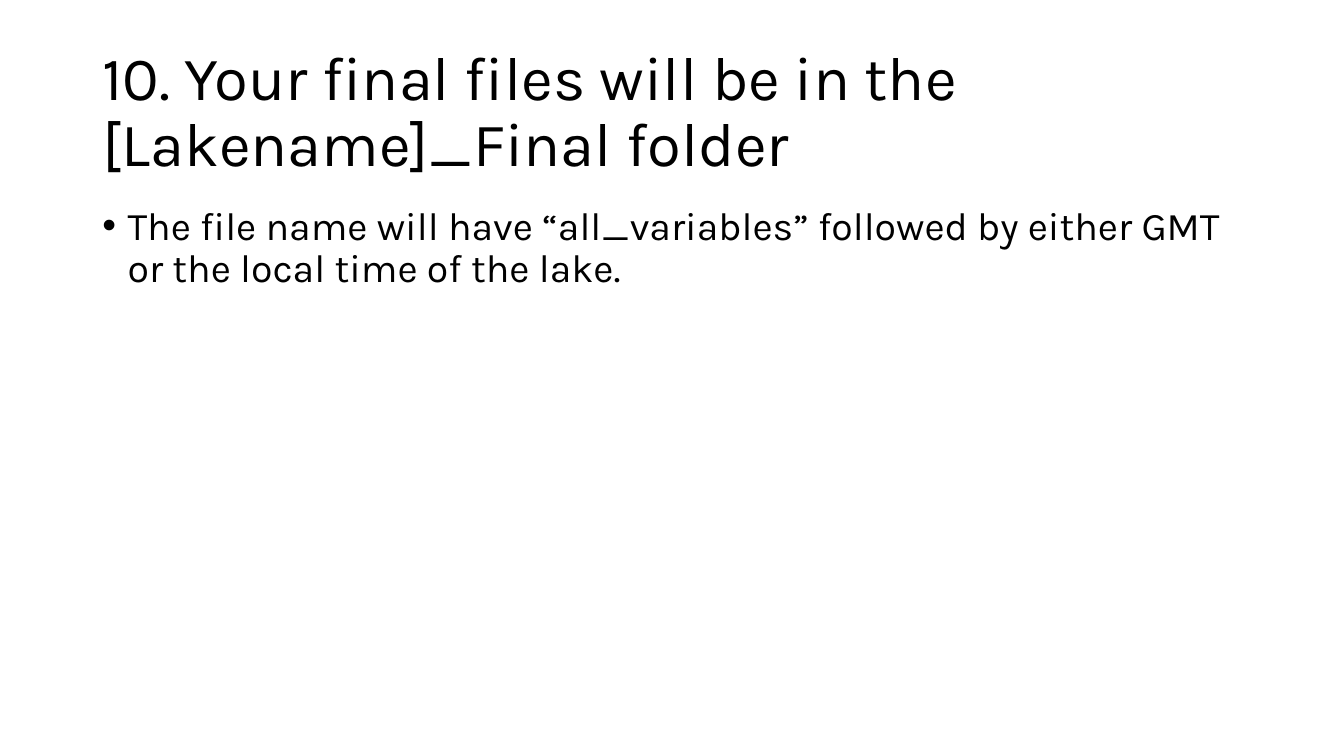
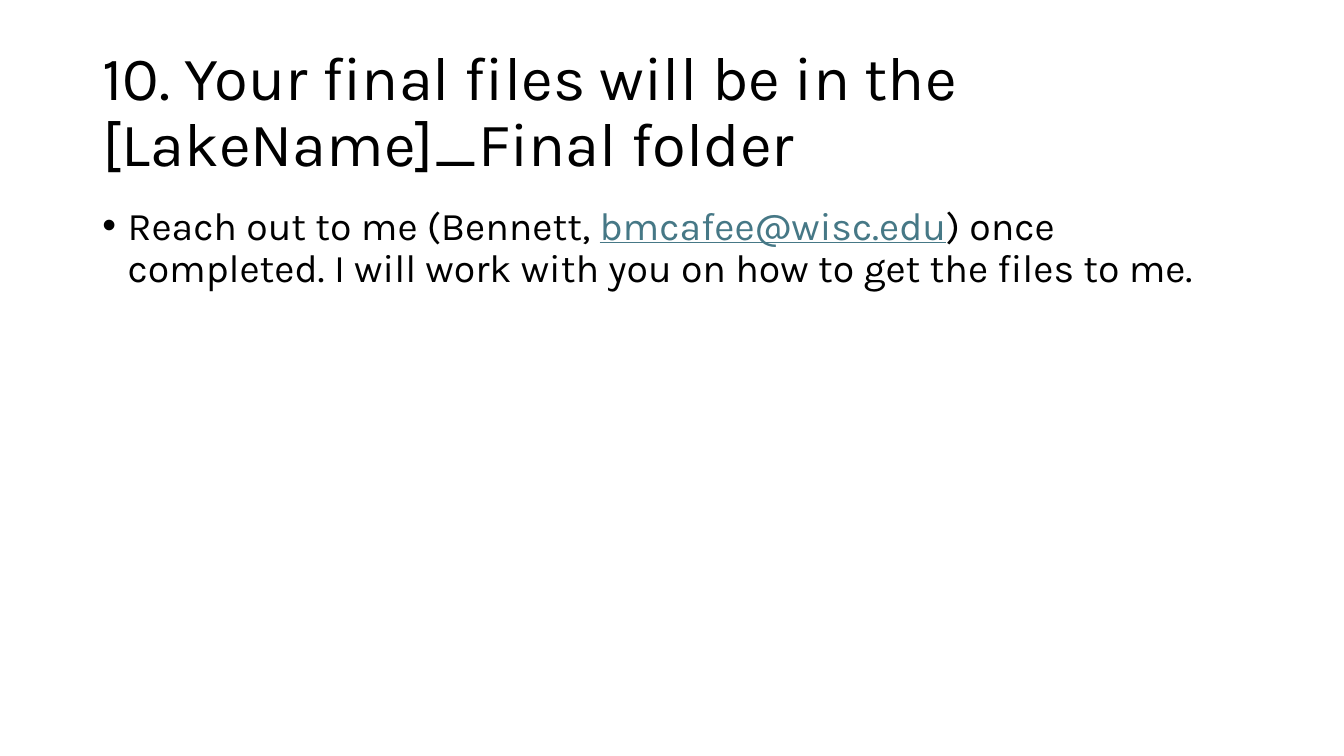
Before and after one commit to eco-kgml/NLDAS2_for_LakeGPT, a slide deck: slide 15 of How_to_NLDAS2 data.pptx (slide 14 before the commit). Drawn at 1344x756 pixels with LibreOffice and Linux fonts; fonts in the diff are those of the drawing. Boxes give left, top, right and bottom in pixels: in the first picture for what was removed or moved away, otherwise in the second. Text is boxed around its words. In the diff, an @@ line names an element or a change of style, - is before the commit and + after.

```diff
--- a/How_to_NLDAS2 data.pptx
+++ b/How_to_NLDAS2 data.pptx
@@ title at [102, 57, 957, 173]: text changed @@
-10. Your final files will be in the [Lakename]_Final folder
+10. Your final files will be in the [LakeName]_Final folder
@@ text at [128, 211, 1193, 292]: text changed @@
-• The file name will have “all_variables” followed by either GMT or the local time of the lake.
+• Reach out to me (Bennett, bmcafee@wisc.edu) once completed. I will work with you on how to get the files to me.
```
Also in this commit, not shown: 9 other slides changed, 2 slides added, 1 slide removed, 6 other files.
